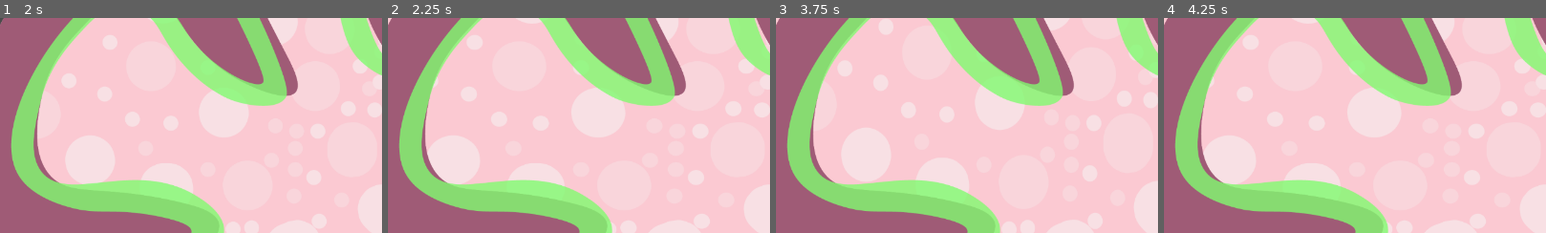
Above: before the commit, frames 1-4 (left to right).
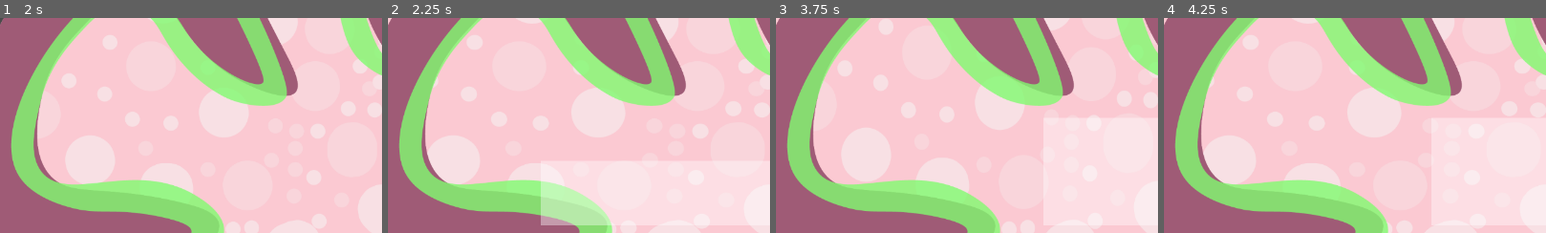
Above: after the commit, the same moments.

Repository: mihaelagrigore/Gutstuck
Game: Godot game, scene res://Sources/Levels/Level_1.tscn
Same seed, same stepped clock (60 frames per second), same inputs: the game is played once before the commit and once after it. The project has no main scene, so this scene is started directly.
Inputs (mouse positions are % of the whole screen's width and height, from its top left):
- Up to frame 1 (2 s): move the mouse to (45, 70) at 0.52 s; press the mouse at (45, 70) at 0.53 s; move the mouse to (80, 65) at 1.27 s; release the mouse at (80, 65) at 1.28 s; click (80, 65) at 1.35 s
- Up to frame 2 (2.25 s): move the mouse to (20, 35) at 2.02 s; press the mouse at (20, 35) at 2.03 s
- Up to frame 3 (3.75 s): move the mouse to (55, 50) at 2.77 s; release the mouse at (55, 50) at 2.78 s; click (55, 50) at 2.85 s; move the mouse to (35, 25) at 3.52 s; press the mouse at (35, 25) at 3.53 s
- Up to frame 4 (4.25 s): no input
The pictures show only the part of the screen within x 0-50%, y 2-52%; the shares and areas given below are measured in that part.

Frame 1 is identical in both runs. In frame 2, 2.7% of the frame differs, in the area x 40-59%, y 76-97%; in frame 3, less than 0.1%; in frame 4, less than 0.1%.

Commit message:
Add selection box, but the box dosen't select the elements just yet. Little bug of jumping selection box sometimes.

Diff:
--- a/Gutstuck_Project/Sources/Levels/Level_1.tscn
+++ b/Gutstuck_Project/Sources/Levels/Level_1.tscn
@@ -1,10 +1,11 @@
-[gd_scene load_steps=7 format=2]
+[gd_scene load_steps=8 format=2]
 
 [ext_resource path="res://Assets/Textures/Asset_background.png" type="Texture" id=1]
 [ext_resource path="res://Assets/Textures/Asset_epithelial cell.png" type="Texture" id=2]
 [ext_resource path="res://Assets/Textures/asset_mucus.png" type="Texture" id=3]
 [ext_resource path="res://Assets/Textures/Asset_fiber.png" type="Texture" id=4]
 [ext_resource path="res://Assets/Audios/Musics/loop_bubbles_02.ogg" type="AudioStream" id=5]
+[ext_resource path="res://Sources/System/Input_Manager.tscn" type="PackedScene" id=6]
 
 [sub_resource type="Animation" id=1]
 resource_name = "Wobling"
@@ -43,7 +44,7 @@
 texture = ExtResource( 4 )
 
 [node name="Camera2D" type="Camera2D" parent="."]
-scale = Vector2( 7.16961, 7.16961 )
+scale = Vector2( 1e-005, 1e-005 )
 current = true
 
 [node name="AudioStreamPlayer2D" type="AudioStreamPlayer2D" parent="."]
@@ -53,3 +54,7 @@
 [node name="AnimationPlayer" type="AnimationPlayer" parent="."]
 autoplay = "Wobling"
 anims/Wobling = SubResource( 1 )
+
+[node name="Input_Manager" parent="." instance=ExtResource( 6 )]
+cameraPath = NodePath("../Camera2D")
+box_color = Color( 1, 1, 1, 0.392157 )
--- a/Gutstuck_Project/Sources/System/Input_Manager.gd
+++ b/Gutstuck_Project/Sources/System/Input_Manager.gd
@@ -1,13 +1,55 @@
 extends Control
 
-# Declare member variables here. Examples:
-# var a = 2
-# var b = "text"
+# get reference to scene camera
+export (NodePath) var cameraPath
+# create ColorRect node
+var colorRect = ColorRect.new()
 
-# Called when the node enters the scene tree for the first time.
+# initialisation of initialPos (where player start clicking) and currentPos (current mouse position)
+var initialPos = Vector2(0,0)
+var currentPos = Vector2(0,0)
+
+# parameter to configure the color of the selection box : red, green, blue, transparency (between 0 and 1)
+export var box_color = Color(1,1,1,0.1)
+
+
+var camera
+var selectableObjects = []
+var selectedObjects = []
+
+
 func _ready():
-	pass # Replace with function body.
+	if cameraPath != null:
+		camera = get_node(cameraPath)
+	else:
+		print("no camera path")
+	set_process_input(true)
+	add_child(colorRect)
+	colorRect.color = box_color
 
-# Called every frame. 'delta' is the elapsed time since the previous frame.
-#func _process(delta):
-#	pass
+func _input(event):
+	CreateBox()
+
+
+func CreateBox():
+	if(Input.is_action_just_pressed("Main_Command")):
+		initialPos = get_global_mouse_position()
+		#currentPos = get_global_mouse_position()
+		colorRect.set_begin(initialPos)
+	elif(Input.is_action_pressed("Main_Command")):
+		currentPos = get_global_mouse_position()
+		colorRect.set_begin(Vector2(min(initialPos.x, currentPos.x), min(initialPos.y, currentPos.y)))
+		colorRect.set_end(Vector2(max(initialPos.x, currentPos.x), max(initialPos.y, currentPos.y)))
+	elif(Input.is_action_just_released("Main_Command")):
+		#SelectObjects()
+		colorRect.set_begin(Vector2(0,0))
+		colorRect.set_end(Vector2(0,0))
+		initialPos = Vector2(0,0)
+		currentPos = Vector2(0,0)
+
+
+func SelectObjects():
+	var selfRect = colorRect.get_rect()
+	print(selfRect)
+	for f_bacteria in get_tree().get_nodes_in_group("F_Bacteria"):
+		f_bacteria.emit_signal("select", selfRect.has_point(f_bacteria.get_pos()))
--- a/Gutstuck_Project/project.godot
+++ b/Gutstuck_Project/project.godot
@@ -23,6 +23,19 @@
 window/size/width=1280
 window/size/height=720
 
+[input]
+
+Main_Command={
+"deadzone": 0.5,
+"events": [ Object(InputEventMouseButton,"resource_local_to_scene":false,"resource_name":"","device":0,"alt":false,"shift":false,"control":false,"meta":false,"command":false,"button_mask":0,"position":Vector2( 0, 0 ),"global_position":Vector2( 0, 0 ),"factor":1.0,"button_index":1,"pressed":false,"doubleclick":false,"script":null)
+ ]
+}
+Second_Command={
+"deadzone": 0.5,
+"events": [ Object(InputEventMouseButton,"resource_local_to_scene":false,"resource_name":"","device":0,"alt":false,"shift":false,"control":false,"meta":false,"command":false,"button_mask":0,"position":Vector2( 0, 0 ),"global_position":Vector2( 0, 0 ),"factor":1.0,"button_index":2,"pressed":false,"doubleclick":false,"script":null)
+ ]
+}
+
 [rendering]
 
 environment/default_environment="res://default_env.tres"
